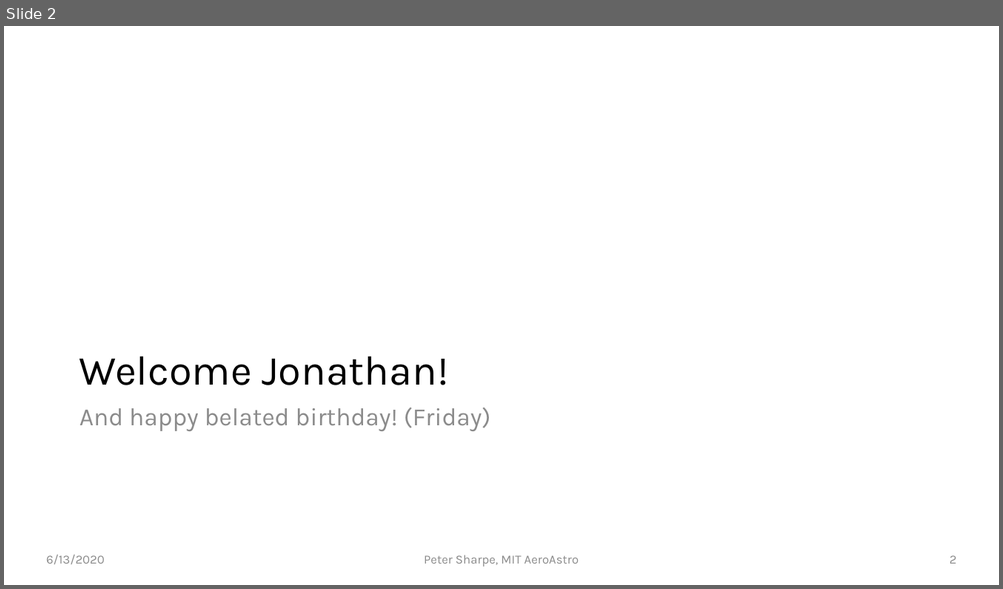
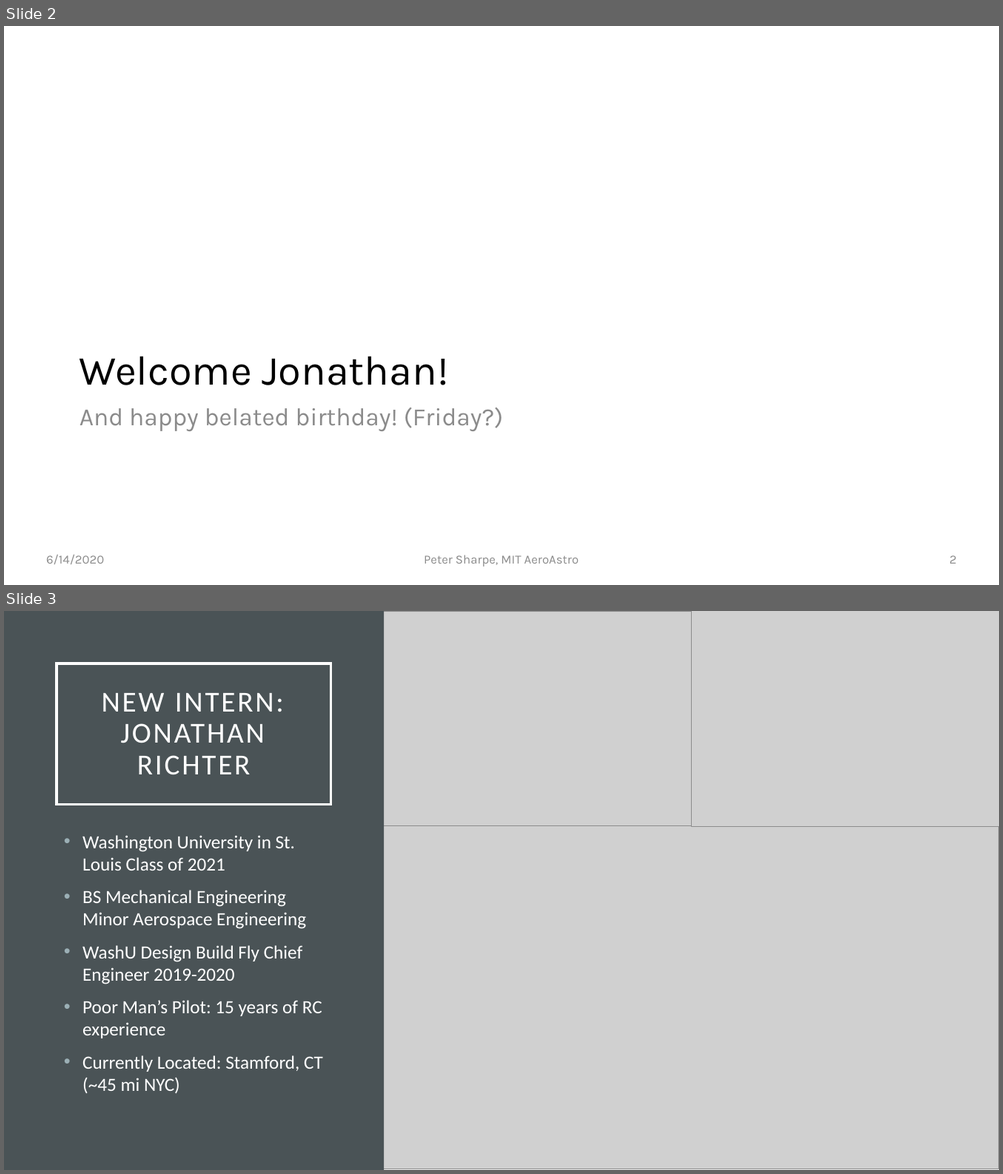
Before and after one commit to peterdsharpe/DawnDesignTool, a slide deck: presentations/2020-6-15 Update.pptx. Shown one above the other, each under a label of ours: slide 2 before the commit, slides 2 and 3 after it. The pictures are 1003x589 and 1003x1174 pixels, drawn with LibreOffice and Linux fonts; fonts in the diff are those of the drawing; grey boxes stand for pictures. Boxes give left, top, right and bottom in pixels: in the first picture for what was removed or moved away, otherwise in the second. Text is boxed around its words. In the diff, an @@ line names an element or a change of style, - is before the commit and + after.

```diff
--- a/presentations/2020-6-15 Update.pptx
+++ b/presentations/2020-6-15 Update.pptx
@@ slide 3 added at [4, 611, 999, 1170], background #F2F2F2 @@
@@ rectangle added at [4, 611, 384, 1170], fill #4A5356 @@
@@ picture added at [383, 611, 691, 826] @@
@@ picture added at [691, 611, 999, 826] @@
@@ title added at [57, 664, 331, 804], outline #FFFFFF 2.5 pt, 28 pt, text #FFFFFF @@
+NEW INTERN: JONATHAN RICHTER
@@ picture added at [383, 826, 998, 1170] @@
@@ text added at [82, 835, 323, 1094], 18 pt, text #FFFFFF @@
+• Washington University in St. Louis Class of 2021
+• BS Mechanical Engineering Minor Aerospace Engineering
+• WashU Design Build Fly Chief Engineer 2019-2020
+• Poor Man’s Pilot: 15 years of RC experience
+• Currently Located: Stamford, CT (~45 mi NYC)
@@ slide 2 changed as well @@
@@ text at [79, 408, 503, 432]: text changed @@
-And happy belated birthday! (Friday)
+And happy belated birthday! (Friday?)
@@ text at [46, 555, 104, 565]: text changed @@
-6/13/2020
+6/14/2020
```
Also in this commit, not shown: 6 other slides changed, 14 other files.
